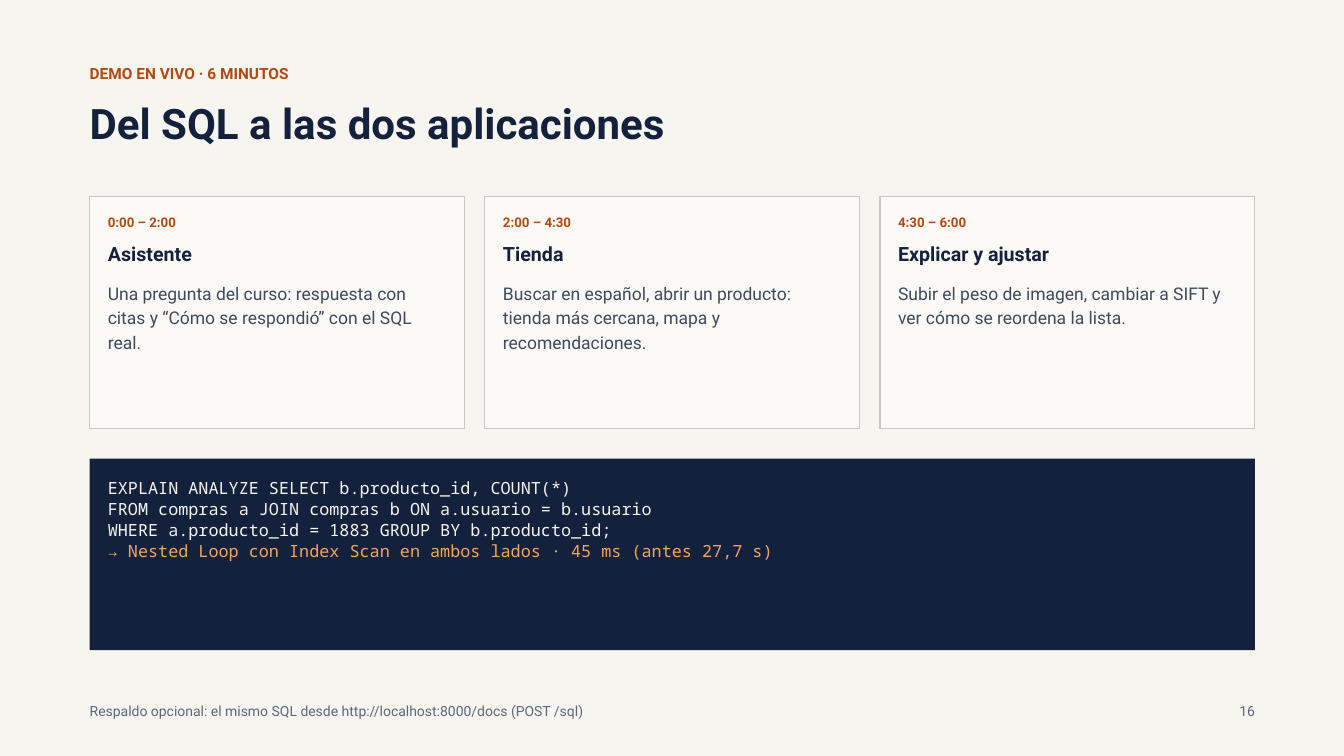
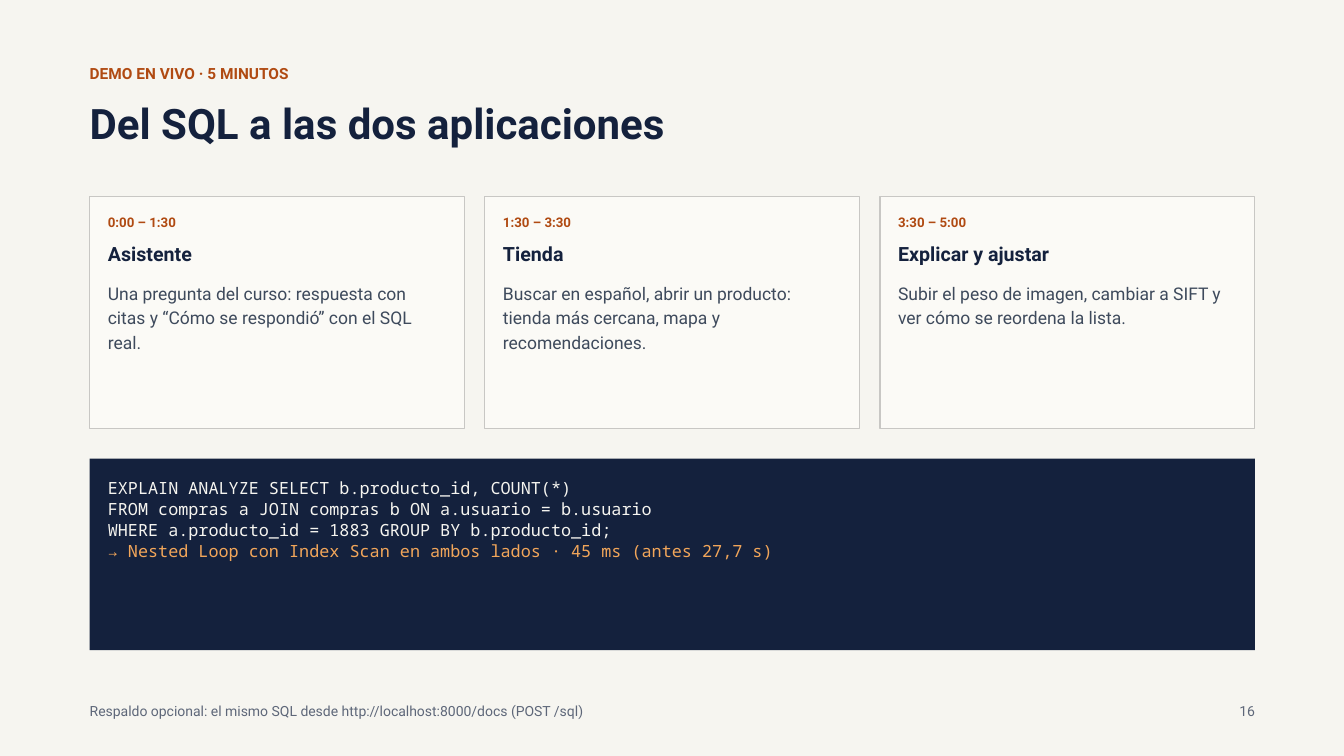
Before and after one commit to josegc02/Multimodal-tiny-database-engine, a slide deck: slide 16 of docs/presentacion/Presentacion_Final_BD2.pptx. Drawn at 1344x756 pixels with LibreOffice and Linux fonts; fonts in the diff are those of the drawing. Boxes give left, top, right and bottom in pixels: in the first picture for what was removed or moved away, otherwise in the second. Text is boxed around its words. In the diff, an @@ line names an element or a change of style, - is before the commit and + after.

Commit message:
docs(presentacion): notas del orador, reparto por integrante y demo de 5 minutos

```diff
--- a/docs/presentacion/Presentacion_Final_BD2.pptx
+++ b/docs/presentacion/Presentacion_Final_BD2.pptx
@@ text at (90, 68, 289, 79): text changed @@
-DEMO EN VIVO · 6 MINUTOS
+DEMO EN VIVO · 5 MINUTOS
@@ text at (108, 217, 176, 227): text changed @@
-0:00 – 2:00
+0:00 – 1:30
@@ text at (503, 217, 572, 227): text changed @@
-2:00 – 4:30
+1:30 – 3:30
@@ text at (898, 217, 967, 227): text changed @@
-4:30 – 6:00
+3:30 – 5:00
```
Also in this commit, not shown: 8 other slides changed, 1 slide added.
